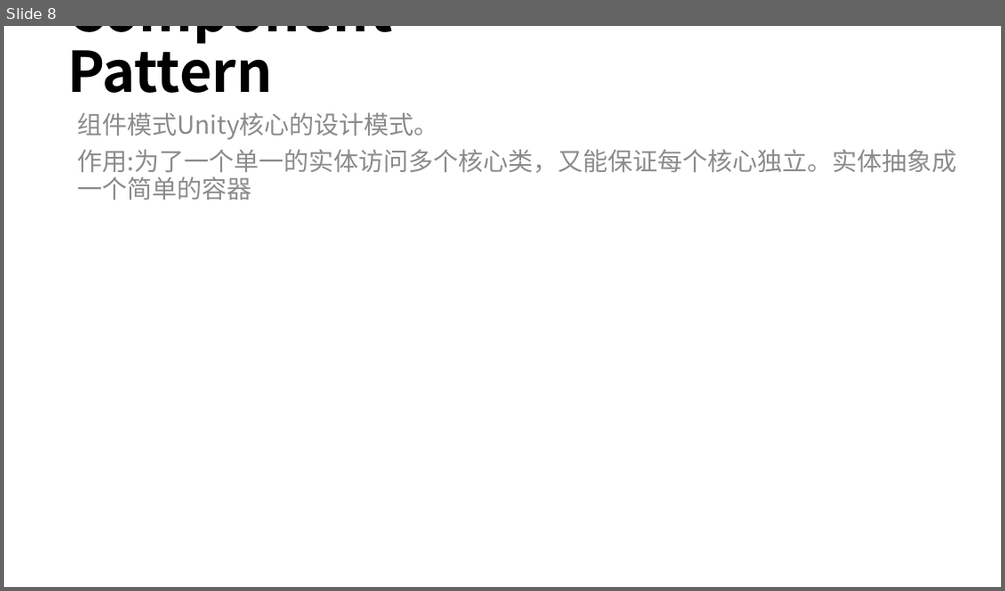
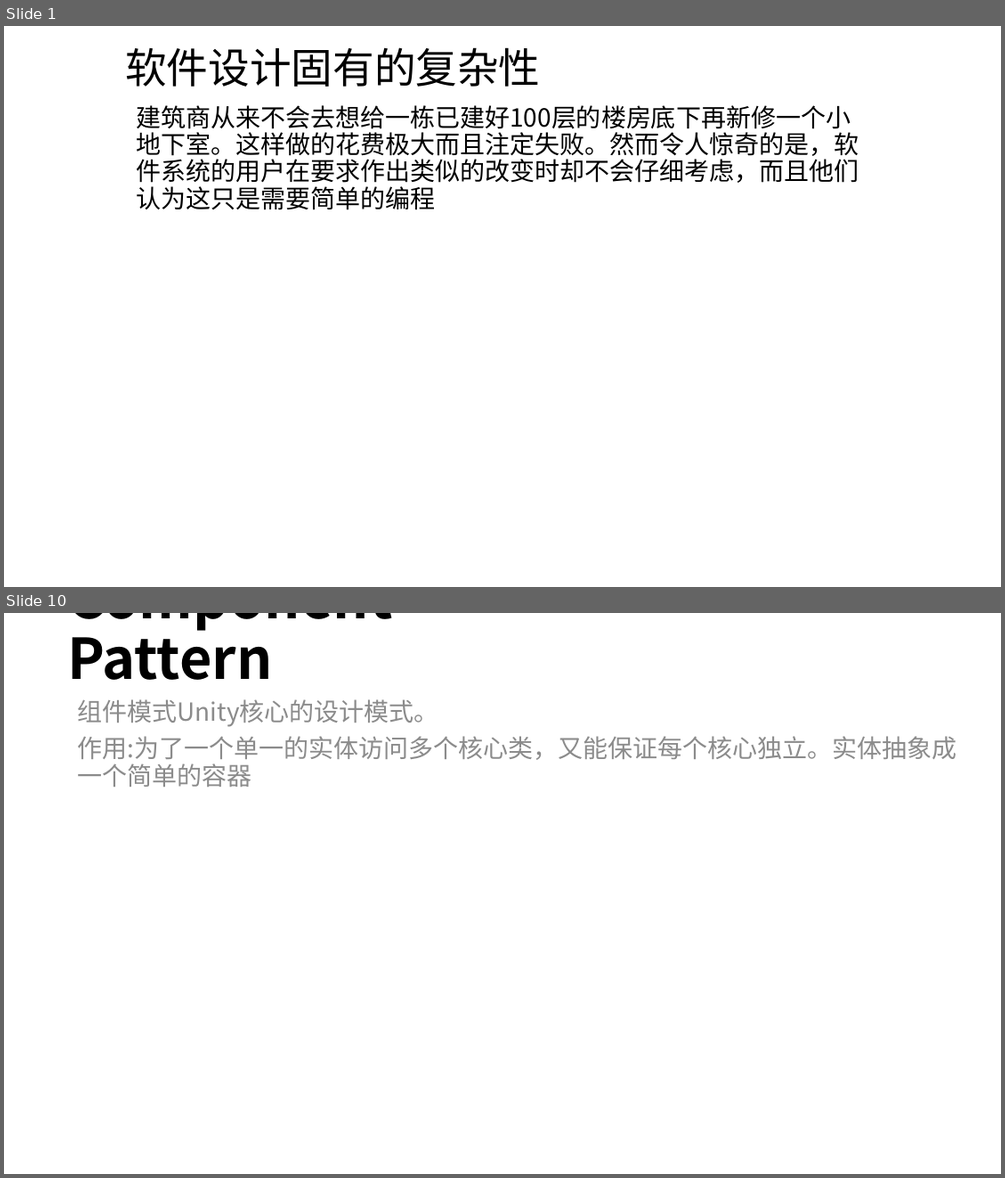
Before and after one commit to mshandle/GStar, a slide deck: Document/les2/les2.pptx. Shown one above the other, each under a label of ours: slide 8 before the commit, slides 1 and 10 after it; the slides between them are not shown. The pictures are 1005x591 and 1005x1178 pixels, drawn with LibreOffice and Linux fonts; fonts in the diff are those of the drawing. Boxes give left, top, right and bottom in pixels: in the first picture for what was removed or moved away, otherwise in the second. Text is boxed around its words. In the diff, an @@ line names an element or a change of style, - is before the commit and + after.

```diff
--- a/Document/les2/les2.pptx
+++ b/Document/les2/les2.pptx
@@ slide 1 added at (4, 26, 1001, 587), background #FFFFFF @@
@@ title added at (125, 47, 540, 87), 40 pt, text #000000 @@
+软件设计固有的复杂性
@@ subtitle added at (136, 105, 858, 210), 24 pt, text #000000 @@
+建筑商从来不会去想给一栋已建好100层的楼房底下再新修一个小地下室。这样做的花费极大而且注定失败。然而令人惊奇的是，软件系统的用户在要求作出类似的改变时却不会仔细考虑，而且他们认为这只是需要简单的编程
@@ what was slide 8 is now slide 10 @@
```
Also in this commit, not shown: 4 slides changed, 4 other slides added, 3 slides removed, 9 other files.
